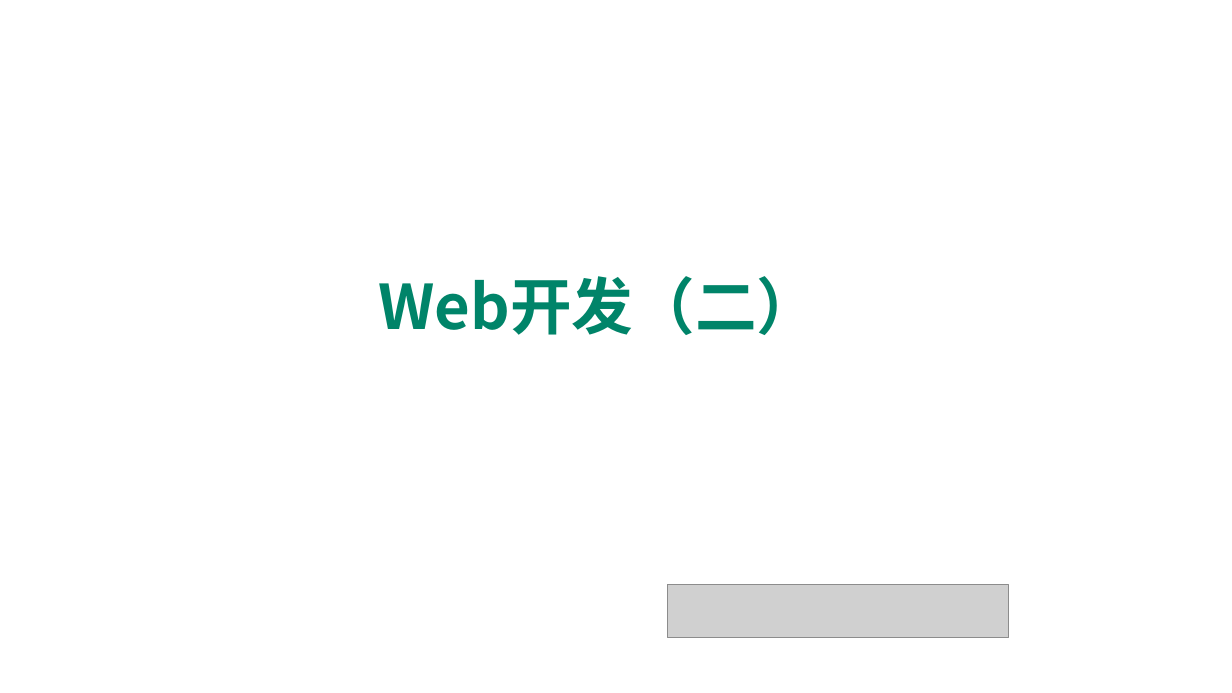
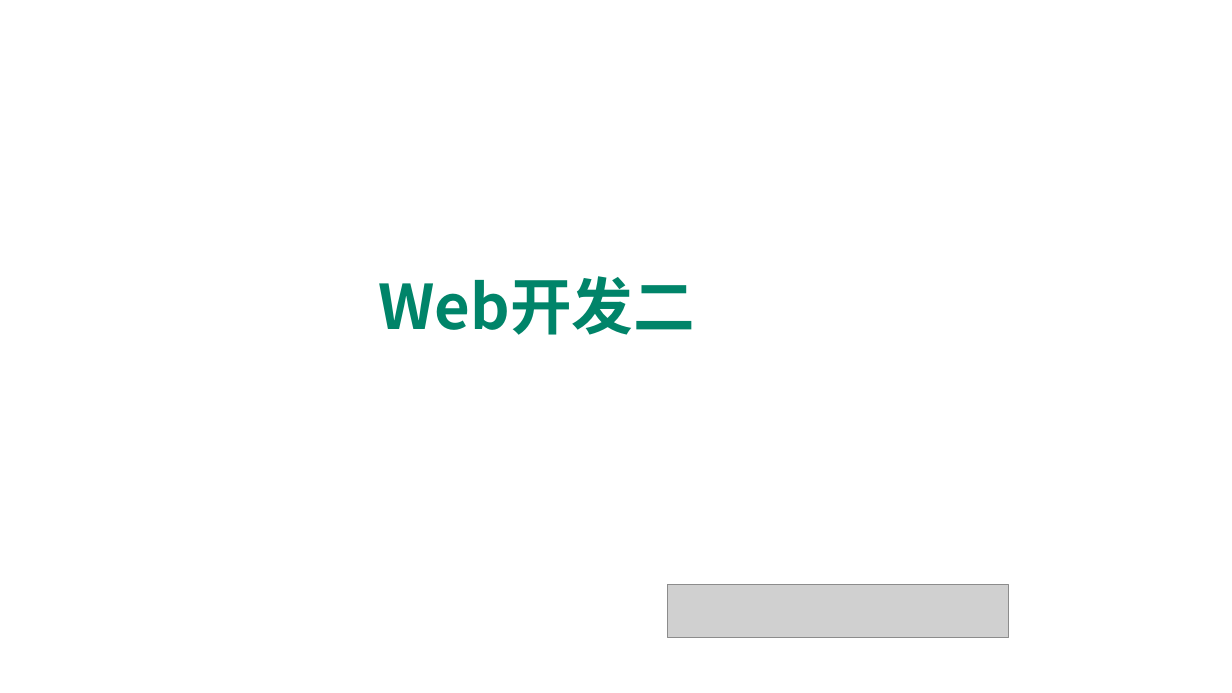
Before and after one commit to edu2act/course-web2, a slide deck: slide 1 of materials/slides/第一章 JavaScript概述.pptx. Drawn at 1232x693 pixels with LibreOffice and Linux fonts; fonts in the diff are those of the drawing; grey boxes stand for pictures; background and template pictures are left out. Boxes give left, top, right and bottom in pixels: in the first picture for what was removed or moved away, otherwise in the second. Text is boxed around its words. In the diff, an @@ line names an element or a change of style, - is before the commit and + after.

```diff
--- a/materials/slides/第一章 JavaScript概述.pptx
+++ b/materials/slides/第一章 JavaScript概述.pptx
@@ title at (x1=379, y1=276, x2=696, y2=335): text changed @@
-Web开发（二）
+Web开发二
```
Also in this commit, not shown: 10 other slides changed, 22 other files.
